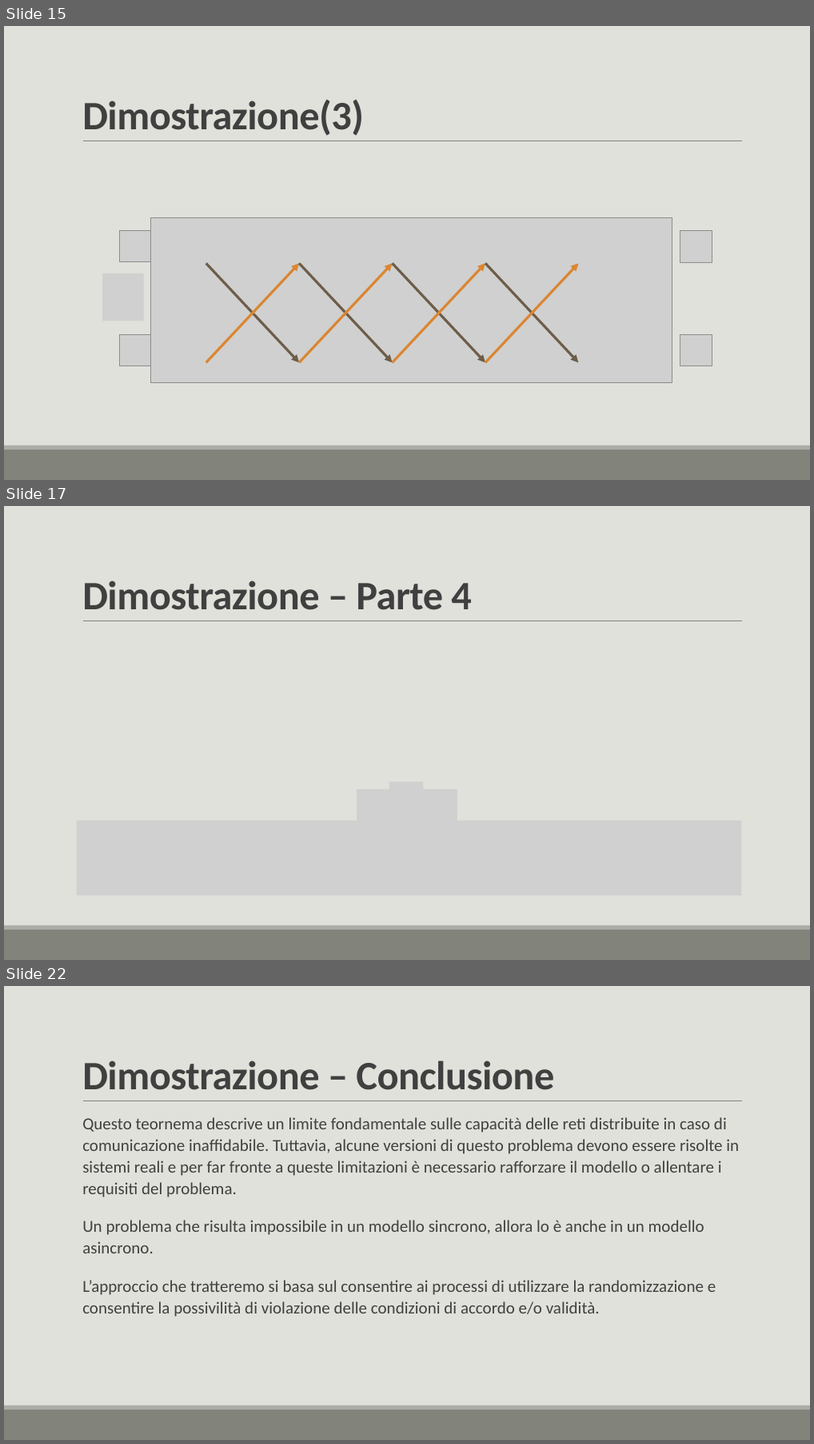
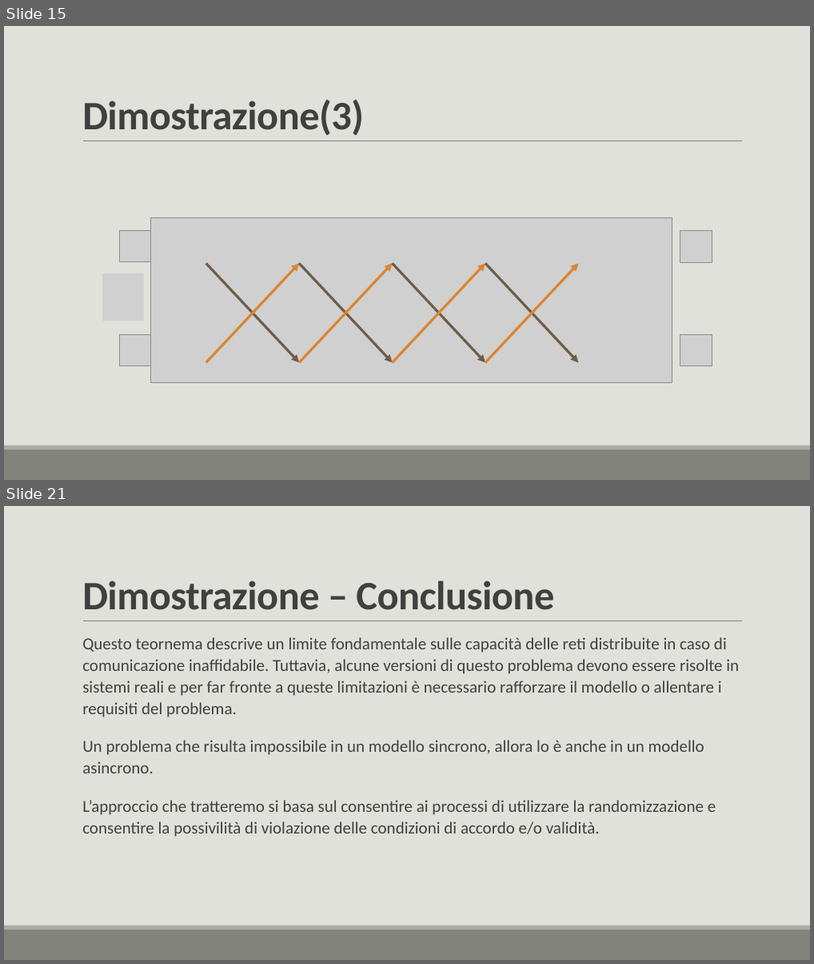
Before and after one commit to lory9894University/mcad, a slide deck: Prensentazione_V2.pptx. Shown one above the other, each under a label of ours: slides 15, 17 and 22 before the commit, slides 15 and 21 after it; the slides between them are not shown. The pictures are 814x1444 and 814x964 pixels, drawn with LibreOffice and Linux fonts; fonts in the diff are those of the drawing; grey boxes stand for pictures. Boxes give left, top, right and bottom in pixels: in the first picture for what was removed or moved away, otherwise in the second. Text is boxed around its words. In the diff, an @@ line names an element or a change of style, - is before the commit and + after.

```diff
--- a/Prensentazione_V2.pptx
+++ b/Prensentazione_V2.pptx
@@ slide 17 removed at [4, 506, 810, 960], background #E1E1DB; not listed: 3 template elements that a slide beside it also shows @@
@@ title removed at [82, 580, 471, 610] @@
-Dimostrazione – Parte 4
@@ picture removed at [357, 789, 458, 828] @@
@@ picture removed at [390, 782, 424, 812] @@
@@ picture removed at [77, 820, 742, 895] @@
@@ what was slide 22 is now slide 21 @@
```
Also in this commit, not shown: 9 slides changed, 6 slides added, 3 other slides removed, 1 other file.
